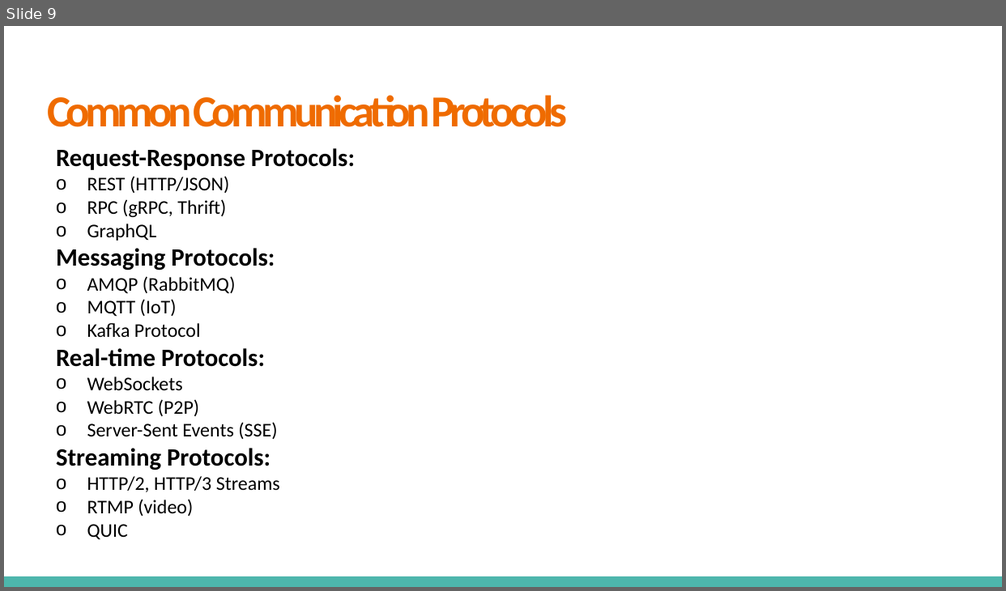
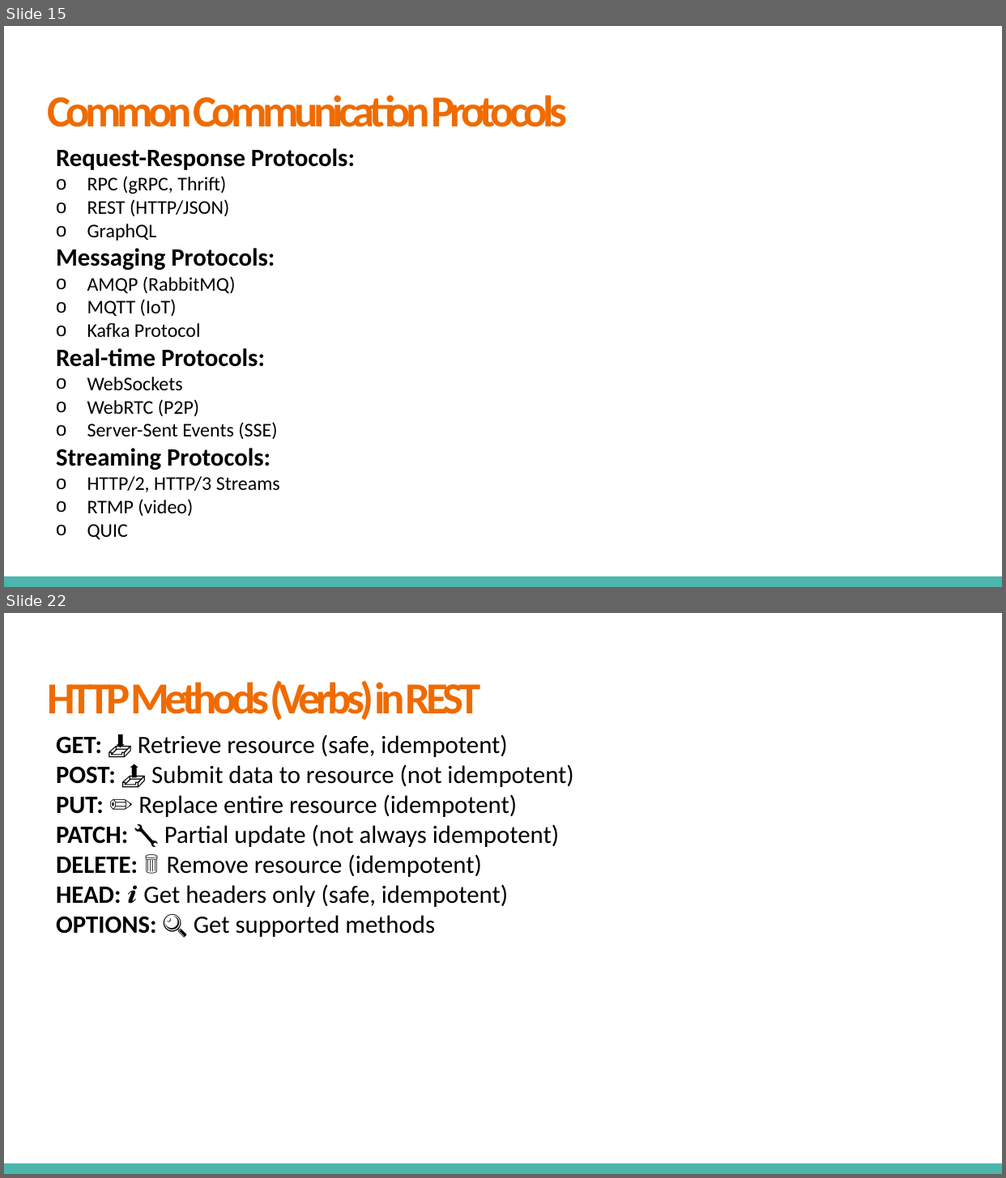
Before and after one commit to VikashChauhan51/system-design, a slide deck: High Level System Design/Fundamentals/4. Communication Networks and Protocols/Communication Networks & Protocols.pptx. Shown one above the other, each under a label of ours: slide 9 before the commit, slides 15 and 22 after it; the slides between them are not shown. The pictures are 1006x591 and 1006x1178 pixels, drawn with LibreOffice and Linux fonts; fonts in the diff are those of the drawing. Boxes give left, top, right and bottom in pixels: in the first picture for what was removed or moved away, otherwise in the second. Text is boxed around its words. In the diff, an @@ line names an element or a change of style, - is before the commit and + after.

```diff
--- a/High Level System Design/Fundamentals/4. Communication Networks and Protocols/Communication Networks & Protocols.pptx
+++ b/High Level System Design/Fundamentals/4. Communication Networks and Protocols/Communication Networks & Protocols.pptx
@@ slide 22 added at [4,613,1002,1174], background #FFFFFF; not listed: 1 template element that a slide beside it also shows @@
@@ title added at [48,680,481,720], 32 pt, text #EF6B00, bold @@
+HTTP Methods (Verbs) in REST
@@ text added at [56,735,573,937], 18 pt, text #000000 @@
+GET: 📥 Retrieve resource (safe, idempotent)
+POST: 📤 Submit data to resource (not idempotent)
+PUT: ✏️ Replace entire resource (idempotent)
+PATCH: 🔧 Partial update (not always idempotent)
+DELETE: 🗑️ Remove resource (idempotent)
+HEAD: ℹ️ Get headers only (safe, idempotent)
+OPTIONS: 🔍 Get supported methods
@@ what was slide 9 is now slide 15 @@
@@ slide 15 changed as well @@
@@ text at [87,176,226,194]: paragraph added @@
+  o RPC (gRPC, Thrift)
@@ text at [87,199,226,217]: paragraph removed @@
-  o RPC (gRPC, Thrift)
```
Also in this commit, not shown: 4 other slides changed, 23 other slides added, 1 slide removed.
